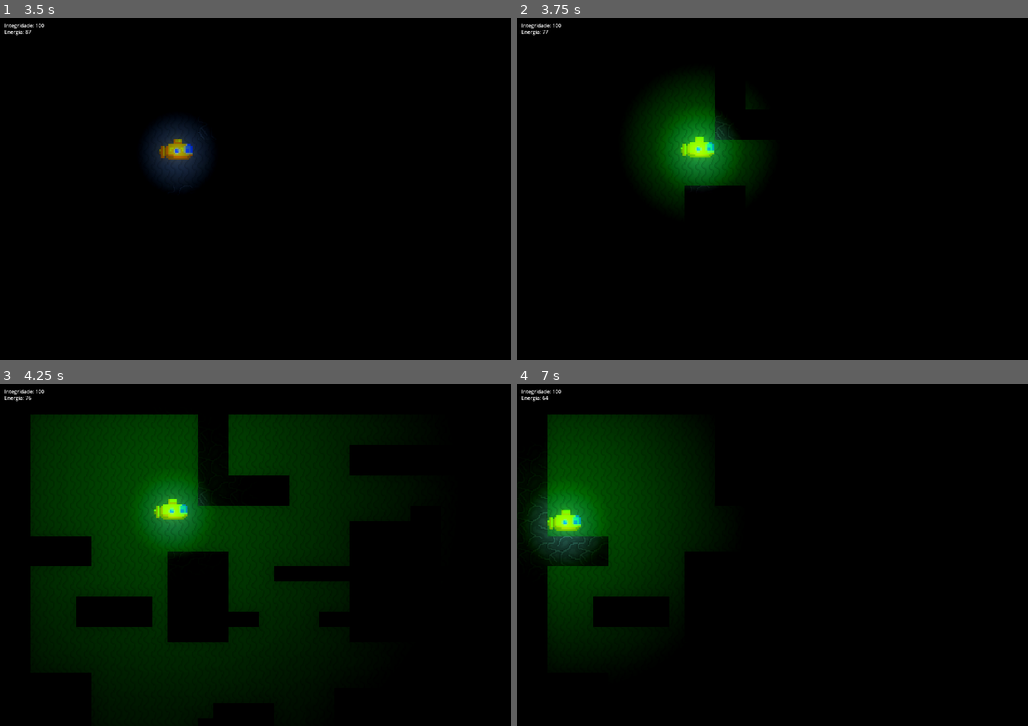
Above: before the commit, frames 1-4 (two rows, left to right).
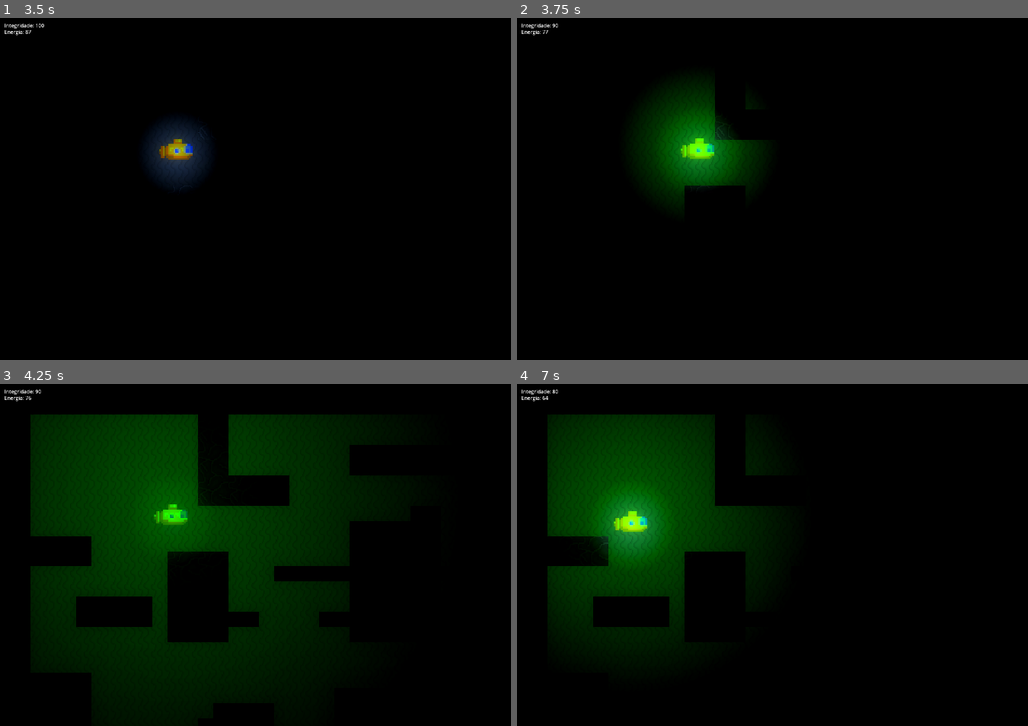
Above: after the commit, the same moments.

Repository: LitheFulminare/subechoXP3
Game: Godot game, scene res://Scenes/Layouts/Main 1.tscn
Same seed, same stepped clock (60 frames per second), same inputs: the game is played once before the commit and once after it.
Inputs:
- Up to frame 1 (3.5 s): tap Enter at 0.5 s; hold D (Right) 0.53-1.28 s; hold F (Sonar) 0.53-1.28 s; hold S (Down) 1.28-2.03 s; tap F (Sonar) at 1.35, 2.85 s; hold D (Right) 2.03-2.78 s; hold F (Sonar) 2.03-2.78 s; hold W (Up) from 2.78 s (still down)
- Up to frame 2 (3.75 s): release W (Up) at 3.53 s; hold A (Left) from 3.53 s (still down); hold F (Sonar) from 3.53 s (still down)
- Up to frame 3 (4.25 s): keep holding A (Left); keep holding F (Sonar)
- Up to frame 4 (7 s): release F (Sonar) at 4.28 s; tap F (Sonar) at 4.35, 5.85 s; release A (Left) at 5.03 s; hold S (Down) 5.03-5.78 s; hold F (Sonar) 5.03-5.78 s; hold D (Right) 5.78-6.53 s; hold W (Up) from 6.53 s (still down); hold F (Sonar) from 6.53 s (still down)

Frame 1 is identical in both runs. In frame 2, 0.3% of the frame differs, in the area x 6-39%, y 1-42%; in frame 3, 1.2%; in frame 4, 11%, in the area x 0-50%, y 1-69%.

Commit message:
misc
colidir dá dano, tem iframes e a luz pisca

Diff:
--- a/Scenes/Layouts/Main 1.gd
+++ b/Scenes/Layouts/Main 1.gd
@@ -10,3 +10,6 @@
 func _process(delta):
 	$UI/Integridade.text = "Integridade: " + str($CanvasGroup/Player.life)
 	$UI/Energia.text = "Energia: " + str($CanvasGroup/Player.energy)
+
+func game_over():
+	var z = 1
--- a/Scenes/Player_e_misc/CharacterBody2D.gd
+++ b/Scenes/Player_e_misc/CharacterBody2D.gd
@@ -5,19 +5,17 @@
 @export var friction = 100
 @export var life = 100
 @export var energy = 100
-
+var invincible = false
 var sonar = false
-
 var input = Vector2.ZERO
-
 var tween
 
 func _physics_process(delta):
 	player_movement(delta)
 
-	var space_state = get_world_2d().direct_space_state
-	var query = PhysicsRayQueryParameters2D.create(Vector2(0, 0), Vector2(50, 100))
-	var result = space_state.intersect_ray(query)
+	#var space_state = get_world_2d().direct_space_state
+	#var query = PhysicsRayQueryParameters2D.create(Vector2(0, 0), Vector2(50, 100))
+	#var result = space_state.intersect_ray(query)
 
 
 func get_input():
@@ -37,7 +35,19 @@
 	else:
 		velocity += (input * acceleration * delta)
 		velocity = velocity.limit_length(speed)
-	move_and_slide()
+	#move_and_slide()
+
+	var collision = move_and_collide(velocity * delta)
+	if collision:
+		if not invincible:
+			life -= 10
+			velocity = Vector2.ZERO
+			invincible = true
+			damage_effect()
+			$iFrames.start()
+
+		#print("I collided with ", collision.get_collider().name)
+
 
 func _ready():
 	pass
@@ -64,17 +74,25 @@
 		tween.tween_property($Sonar, "scale", Vector2(55,55), 1)
 		tween.parallel().tween_property($Sonar, "energy", 0, 2)
 
-
-
 		await tween.finished
 		$Sonar.visible = false
 		$Sonar.scale = Vector2(1,1)
 		$Sonar.energy = 1.0
 
-
-
-
-
+func damage_effect():
+	$Flash.start()
+	#$FlashDur.Start()
 
 func _on_sonar_cooldown_timeout():
 	sonar = false
+
+
+func _on_i_frames_timeout():
+	invincible = false
+	$Flash.stop()
+	$Light.energy = 1
+
+
+func _on_flash_timeout():
+	var t = randf()
+	$Light.energy = t
--- a/Scenes/Player_e_misc/player.tscn
+++ b/Scenes/Player_e_misc/player.tscn
@@ -73,6 +73,7 @@
 
 [node name="Sonar" type="PointLight2D" parent="."]
 visible = false
+light_mask = 2
 position = Vector2(4.99997, 4)
 range_item_cull_mask = 3
 shadow_color = Color(0.12549, 1, 0, 0)
@@ -86,9 +87,16 @@
 [node name="Sonar cooldown" type="Timer" parent="."]
 wait_time = 3.0
 
+[node name="iFrames" type="Timer" parent="."]
+
+[node name="Flash" type="Timer" parent="."]
+wait_time = 0.05
+
 [node name="ShapeCast2D" type="ShapeCast2D" parent="."]
 visible = false
 shape = SubResource("CircleShape2D_qow0k")
 
 [connection signal="timeout" from="Energy timer" to="." method="_on_energy_timer_timeout"]
 [connection signal="timeout" from="Sonar cooldown" to="." method="_on_sonar_cooldown_timeout"]
+[connection signal="timeout" from="iFrames" to="." method="_on_i_frames_timeout"]
+[connection signal="timeout" from="Flash" to="." method="_on_flash_timeout"]
